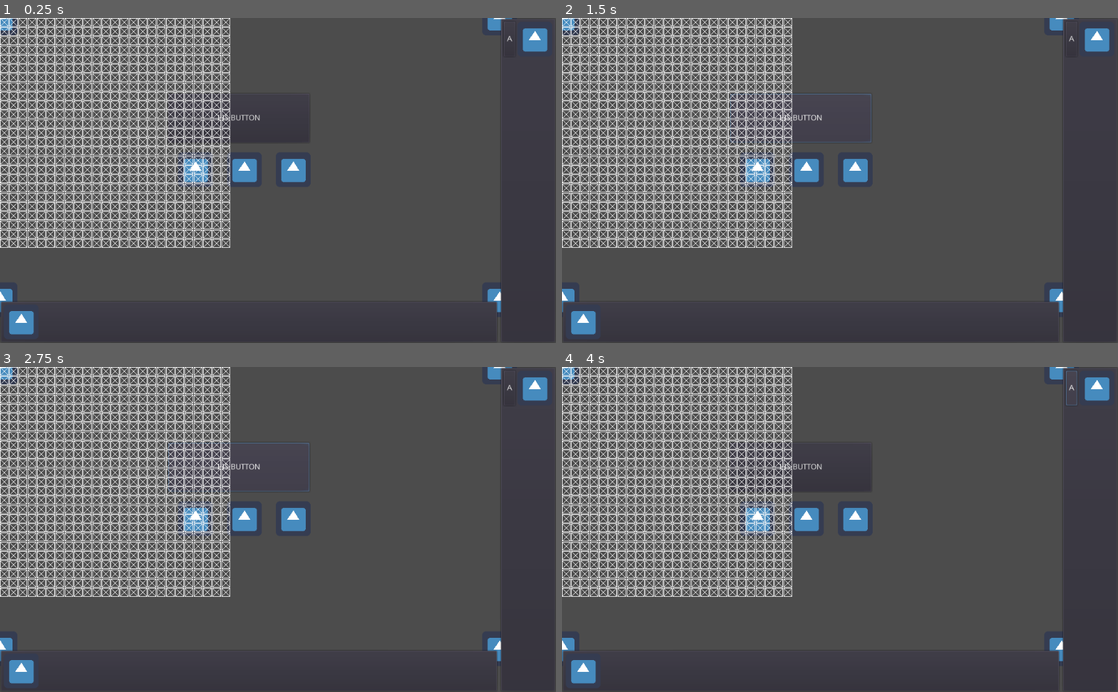
Above: before the commit, frames 1-4 (two rows, left to right).
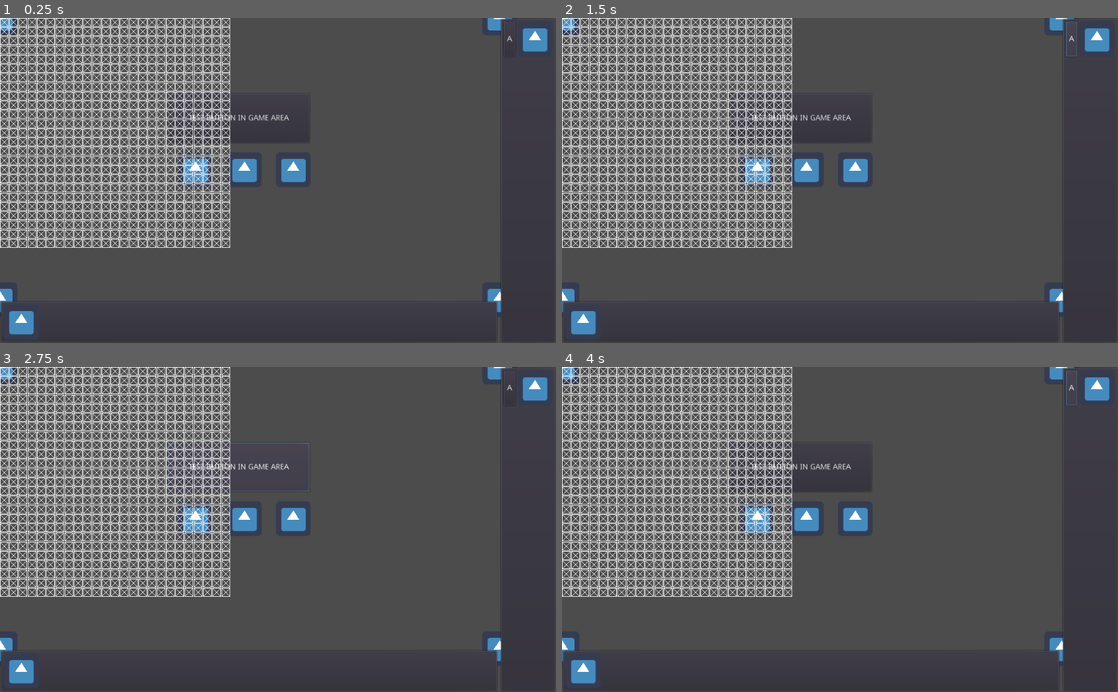
Above: after the commit, the same moments.

Repository: voxelv/azr
Game: Godot game, scene res://scenes/main.tscn
The game is run twice, just before and just after one commit, with the same random seed, the same clock (stepped at 60 frames per second) and the same inputs. The engine's default icon, where the game draws it, is replaced by a stand-in: a white triangle on a blue panel in a dark square.
Inputs (mouse positions are in pixels of both pictures, inside the frame that each line leads up to):
- Up to frame 1 (0.25 s): no input
- Up to frame 2 (1.5 s): click "A" at 0.5 s; click "I IS BUTTON" (after the commit: "A") at 1.25 s
- Up to frame 3 (2.75 s): click (239, 467) at 2 s, where only the run after the commit has a clickable "TEST BUTTON IN GAME AREA"
- Up to frame 4 (4 s): click (567, 370) at 2.77 s; click "A" at 3.5 s

The runs differ from the first frame. In frame 1, 0.2% of the frame differs, in the area x 34-52%, y 29-32%; in frame 2, 0.3%, in the area x 30-93%, y 1-39%; in frame 3, 0.2%; in frame 4, 0.2%.

Commit message:
reorganize a couple things

Diff:
--- a/scenes/main.tscn
+++ b/scenes/main.tscn
@@ -216,7 +216,49 @@
 
 [node name="game_area" type="Node" parent="." index="1"]
 
-[node name="Camera2D" type="Camera2D" parent="game_area" index="0"]
+[node name="Node2D" type="Node2D" parent="game_area" index="0"]
+
+editor/display_folded = true
+
+[node name="Sprite" type="Sprite" parent="game_area/Node2D" index="0"]
+
+texture = ExtResource( 2 )
+_sections_unfolded = [ "Transform" ]
+
+[node name="Sprite2" type="Sprite" parent="game_area/Node2D" index="1"]
+
+position = Vector2( 920, 0 )
+texture = ExtResource( 2 )
+
+[node name="Sprite3" type="Sprite" parent="game_area/Node2D" index="2"]
+
+position = Vector2( 920, 520 )
+texture = ExtResource( 2 )
+
+[node name="Sprite4" type="Sprite" parent="game_area/Node2D" index="3"]
+
+position = Vector2( 0, 520 )
+texture = ExtResource( 2 )
+
+[node name="Sprite5" type="Sprite" parent="game_area/Node2D" index="4"]
+
+position = Vector2( 360, 280 )
+texture = ExtResource( 2 )
+_sections_unfolded = [ "Transform" ]
+
+[node name="Sprite6" type="Sprite" parent="game_area/Node2D" index="5"]
+
+position = Vector2( 450, 280 )
+texture = ExtResource( 2 )
+_sections_unfolded = [ "Transform" ]
+
+[node name="Sprite7" type="Sprite" parent="game_area/Node2D" index="6"]
+
+position = Vector2( 540, 280 )
+texture = ExtResource( 2 )
+_sections_unfolded = [ "Transform" ]
+
+[node name="Camera2D" type="Camera2D" parent="game_area" index="1"]
 
 anchor_mode = 0
 rotating = false
@@ -242,45 +284,7 @@
 editor_draw_drag_margin = false
 script = ExtResource( 3 )
 
-[node name="Sprite" type="Sprite" parent="game_area" index="1"]
-
-texture = ExtResource( 2 )
-_sections_unfolded = [ "Transform" ]
-
-[node name="Sprite2" type="Sprite" parent="game_area" index="2"]
-
-position = Vector2( 920, 0 )
-texture = ExtResource( 2 )
-
-[node name="Sprite3" type="Sprite" parent="game_area" index="3"]
-
-position = Vector2( 920, 520 )
-texture = ExtResource( 2 )
-
-[node name="Sprite4" type="Sprite" parent="game_area" index="4"]
-
-position = Vector2( 0, 520 )
-texture = ExtResource( 2 )
-
-[node name="Sprite5" type="Sprite" parent="game_area" index="5"]
-
-position = Vector2( 360, 280 )
-texture = ExtResource( 2 )
-_sections_unfolded = [ "Transform" ]
-
-[node name="Sprite6" type="Sprite" parent="game_area" index="6"]
-
-position = Vector2( 450, 280 )
-texture = ExtResource( 2 )
-_sections_unfolded = [ "Transform" ]
-
-[node name="Sprite7" type="Sprite" parent="game_area" index="7"]
-
-position = Vector2( 540, 280 )
-texture = ExtResource( 2 )
-_sections_unfolded = [ "Transform" ]
-
-[node name="Button" type="Button" parent="game_area" index="8"]
+[node name="test_btn" type="Button" parent="game_area" index="2"]
 
 anchor_left = 0.0
 anchor_top = 0.0
@@ -301,8 +305,8 @@
 enabled_focus_mode = 2
 shortcut = null
 group = null
-text = "I IS BUTTON"
+text = "TEST BUTTON IN GAME AREA"
 flat = false
 align = 1
 
-[node name="level" parent="game_area" index="9" instance=ExtResource( 4 )]
+[node name="level" parent="game_area" index="3" instance=ExtResource( 4 )]
